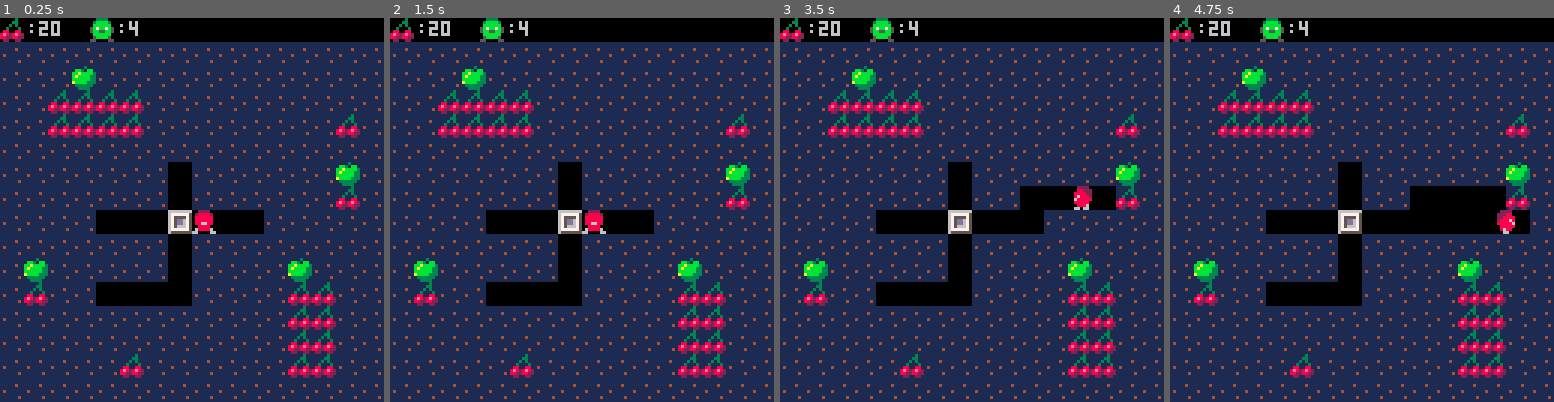
Above: before the commit, frames 1-4 (left to right).
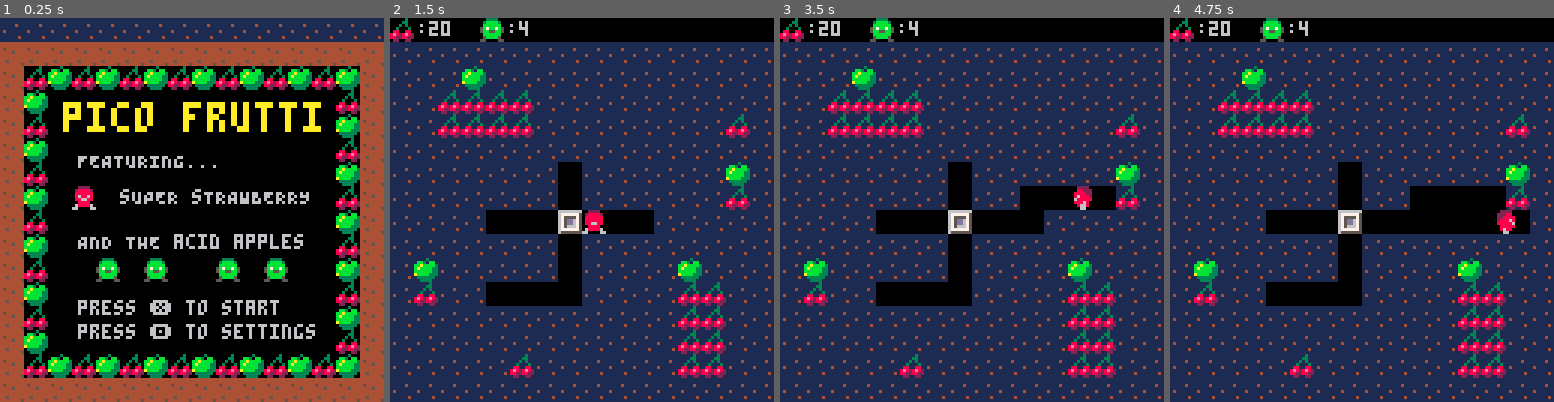
Above: after the commit, the same moments.

Repository: gyjofi/pico-8
Game: PICO-8 cartridge pico-frutti/pico-frutti.p8
Same seed, same stepped clock (60 frames per second), same inputs: the game is played once before the commit and once after it.
Inputs:
- Up to frame 1 (0.25 s): no input
- Up to frame 2 (1.5 s): tap O (Z key) at 0.7 s
- Up to frame 3 (3.5 s): hold Right 1.6-2.1 s; tap O (Z key) every 0.4 s from 1.7 to 3.3 s; hold Up 2.15-2.42 s; hold Right 2.47-3.03 s; hold Left from 3.08 s (still down)
- Up to frame 4 (4.75 s): release Left at 3.58 s; hold Down 3.63-3.97 s; tap O (Z key) at 3.7, 4.1, 4.5 s; hold Right 4.02-4.68 s; hold Up from 4.73 s (still down)

The runs differ from the first frame. In frame 1, 93% of the frame differs, in the area x 0-100%, y 0-100%; in frame 2, nothing differs; in frame 3, less than 0.1%; in frame 4, nothing differs.

Commit message:
pico-frutti: in progress

Diff:
--- a/pico-frutti/lua/main.lua
+++ b/pico-frutti/lua/main.lua
@@ -1,22 +1,27 @@
 --pico-frutti
 --main.lua
 
-game_mode="ready" --intro, ready, game, win, lose, over
+game_mode="intro" --intro, ready, game, win, lose, over
 ready_timer=0
+level=1
 
 mute=false
 
 del_fruit={}
 
 function _init()
+    cls()
     reset_game()
+    music(0)
 end
 
 function _update()
-    if game_mode=="ready" then
+    if game_mode=="intro" then
+        if (btnp(4)) game_mode="ready" music(-1)
+    elseif game_mode=="ready" then
         reset_game()
         game_mode="game"
-        if (mute==false) music(0)
+        if (mute==false) music(6)
     elseif game_mode=="game" then
         enemies_update()
         player_update()
@@ -30,7 +35,9 @@
 end
 
 function _draw()
-    if game_mode=="ready" then
+    if game_mode=="intro" then
+        main_draw()
+    elseif game_mode=="ready" then
         --cls()
         --map(mp.mudx,mp.mudy)
         --memcpy(0x8000, 0x6000, 0x2000)
@@ -67,13 +74,28 @@
 end
 
 function map_init()
-    mp={
-        x=16,
-        y=0,
-        mudx=0,
-        mudy=0,
-        lives=3,
-        fruits=20,
-        enemies=4
+    main_mp={ x=0, y=32, }
+    levels={
+        {
+            x=16,
+            y=0,
+            mudx=0,
+            mudy=0,
+            lives=3,
+            fruits=20,
+            enemies=4
+        }
     }
+    mp=levels[level]
 end
+
+function main_draw()
+    cls()
+    map(main_mp.x, main_mp.y)
+    print("\^b\^t\^wpico frutti", 21, 28, 10)
+    print("FEATURING...", 26, 45, 6)
+    print("sUPER sTRAWBERRY", 40, 57, 6)
+    print("AND THE acid apples", 26, 72, 6)
+    print("press ❎ to start", 26, 94, 6)
+    print("press 🅾️ to settings", 26, 102, 6)
+end
--- a/rescue-ship/lua/main.lua
+++ b/rescue-ship/lua/main.lua
@@ -82,8 +82,8 @@
         infobar_draw()
         print("game over", 46, 64, 5)
         print("game over", 45, 63, 7)
-        print("perss 🅾️ to retry", 5, 105, 6)
-        print("perss ❎ to exit", 5, 115, 6)
+        print("press 🅾️ to retry", 5, 105, 6)
+        print("press ❎ to exit", 5, 115, 6)
     end
 end
 
Not shown, changed: 71 lines of the sprite sheet (__gfx__) section of pico-frutti/pico-frutti.p8
Not shown, added: pico-frutti/pico-frutti.p8.png
